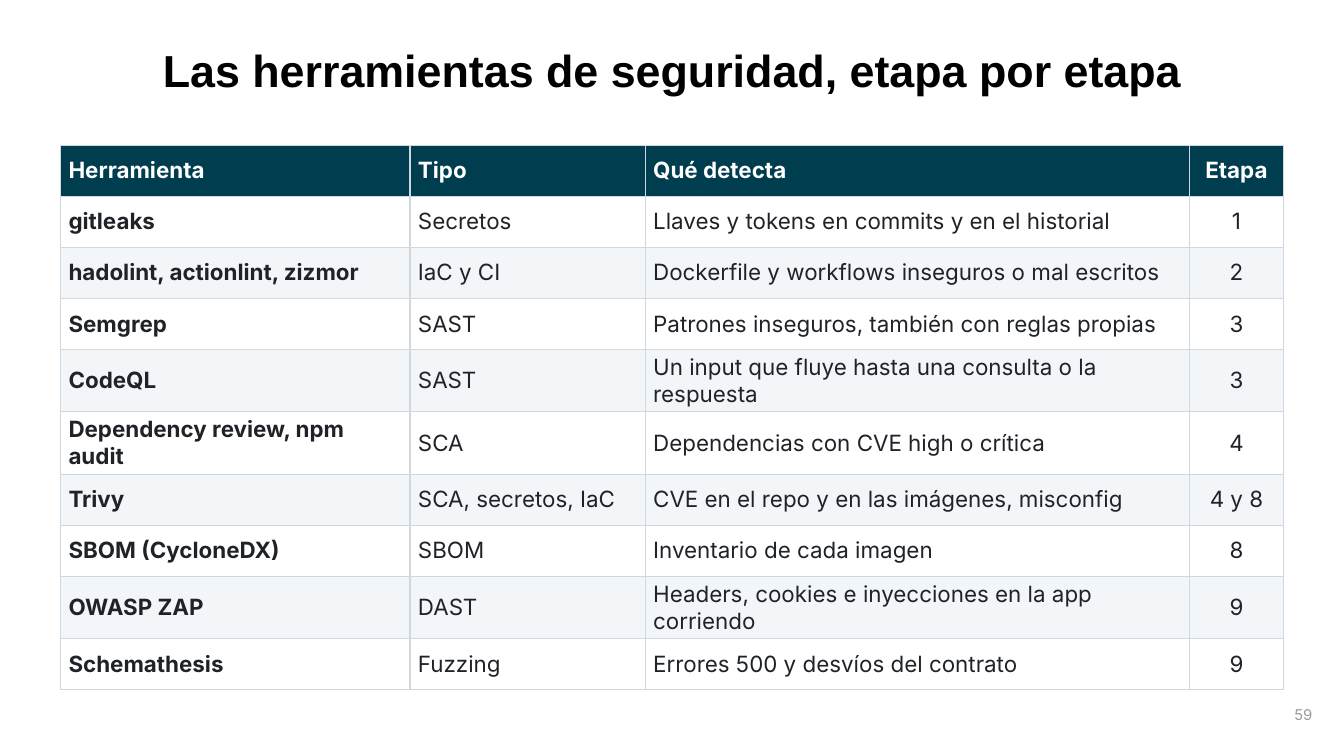
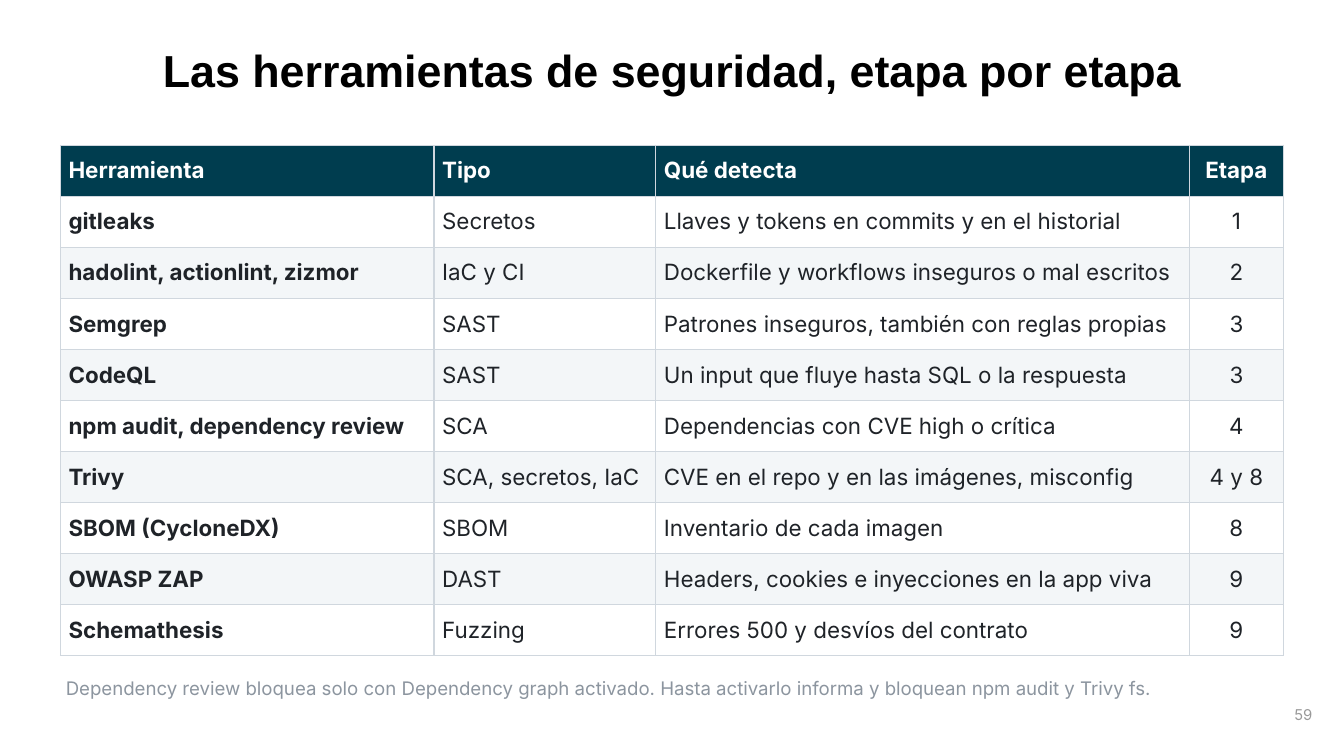
Before and after one commit to UC-IIC-3143-Software-Development/full_stack_testing, a slide deck: slide 59 of docs/presentacion/Full-Stack-Testing-IA-DevSecOps.pptx. Drawn at 1344x756 pixels with LibreOffice and Linux fonts; fonts in the diff are those of the drawing. Boxes give left, top, right and bottom in pixels: in the first picture for what was removed or moved away, otherwise in the second. Text is boxed around its words. In the diff, an @@ line names an element or a change of style, - is before the commit and + after.

```diff
--- a/docs/presentacion/Full-Stack-Testing-IA-DevSecOps.pptx
+++ b/docs/presentacion/Full-Stack-Testing-IA-DevSecOps.pptx
@@ table at bbox=[60, 145, 1284, 656] @@
-row 5, column 3: Un input que fluye hasta una consulta o la respuesta
+row 5, column 3: Un input que fluye hasta SQL o la respuesta
-row 6, column 1: Dependency review, npm audit
+row 6, column 1: npm audit, dependency review
-row 9, column 3: Headers, cookies e inyecciones en la app corriendo
+row 9, column 3: Headers, cookies e inyecciones en la app viva
@@ text added at bbox=[66, 681, 1151, 699], 10 pt, text #8C959F @@
+Dependency review bloquea solo con Dependency graph activado. Hasta activarlo informa y bloquean npm audit y Trivy fs.
```
Also in this commit, not shown: 3 other slides changed, 3 slides added, 1 slide removed, 5 other files.
